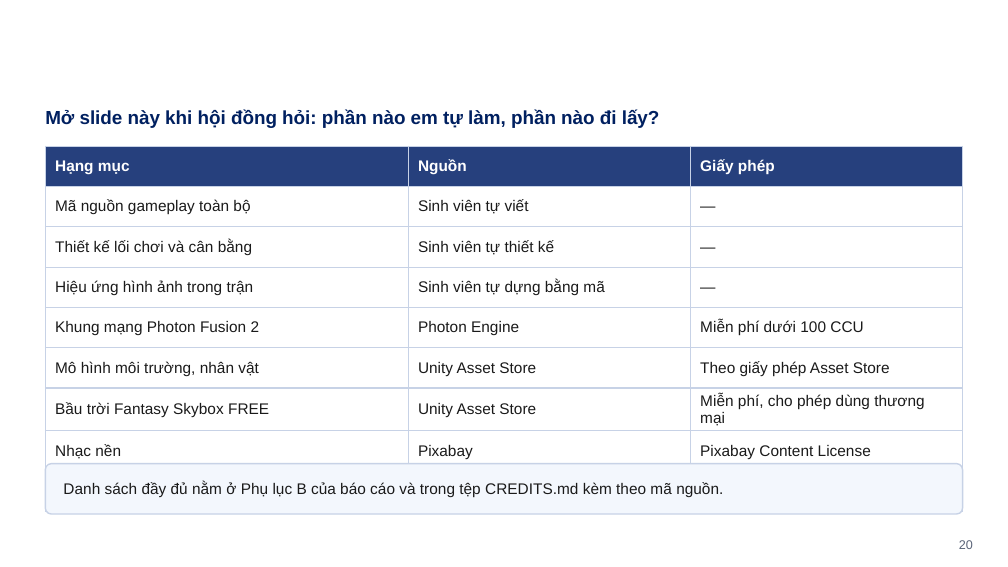
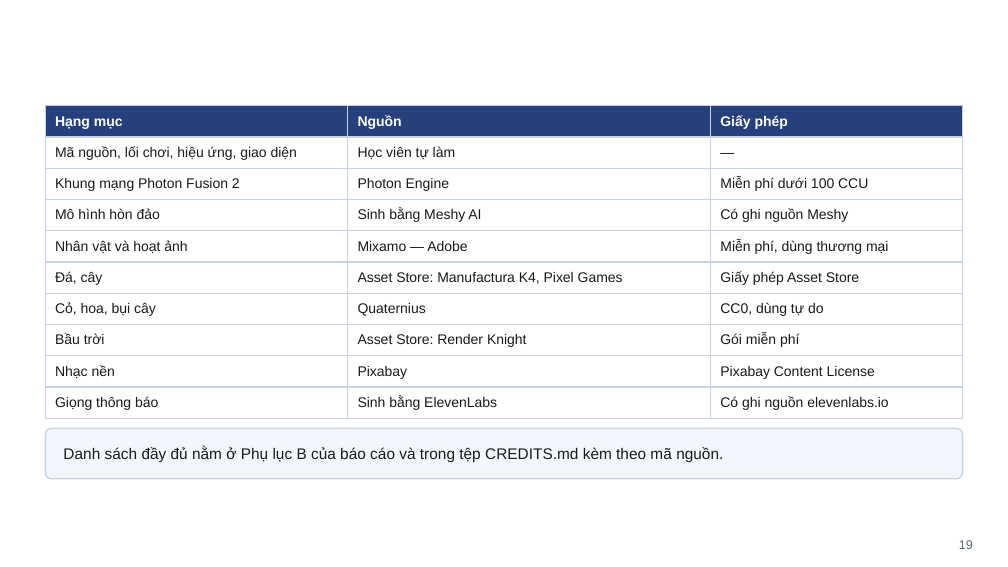
Before and after one commit to nhgkhiem0307/Magneto-Dome, a slide deck: slide 19 of NOP_BAI/[ĐT-QĐ04-BM08] Final Project.pptx (slide 20 before the commit). Drawn at 1008x567 pixels with LibreOffice and Linux fonts; fonts in the diff are those of the drawing; background and template pictures are left out. Boxes give left, top, right and bottom in pixels: in the first picture for what was removed or moved away, otherwise in the second. Text is boxed around its words. In the diff, an @@ line names an element or a change of style, - is before the commit and + after.

```diff
--- a/NOP_BAI/[ĐT-QĐ04-BM08] Final Project.pptx
+++ b/NOP_BAI/[ĐT-QĐ04-BM08] Final Project.pptx
@@ table at bbox=[45, 106, 963, 414] @@
-row 2: Mã nguồn gameplay toàn bộ | Sinh viên tự viết | —
-row 3: Thiết kế lối chơi và cân bằng | Sinh viên tự thiết kế | —
-row 4: Hiệu ứng hình ảnh trong trận | Sinh viên tự dựng bằng mã | —
+row 2: Mã nguồn, lối chơi, hiệu ứng, giao diện | Học viên tự làm | —
-row 6: Mô hình môi trường, nhân vật | Unity Asset Store | Theo giấy phép Asset Store
-row 7: Bầu trời Fantasy Skybox FREE | Unity Asset Store | Miễn phí, cho phép dùng thương mại
+row 4: Mô hình hòn đảo | Sinh bằng Meshy AI | Có ghi nguồn Meshy
+row 5: Nhân vật và hoạt ảnh | Mixamo — Adobe | Miễn phí, dùng thương mại
+row 6: Đá, cây | Asset Store: Manufactura K4, Pixel Games | Giấy phép Asset Store
+row 7: Cỏ, hoa, bụi cây | Quaternius | CC0, dùng tự do
+row 8: Bầu trời | Asset Store: Render Knight | Gói miễn phí
-row 9: Lồng tiếng thông báo | Tạo bằng ElevenLabs | Cho phép dùng trong sản phẩm
+row 10: Giọng thông báo | Sinh bằng ElevenLabs | Có ghi nguồn elevenlabs.io
@@ table: place and size @@
-table at bbox=[45, 146, 963, 502]
+table at bbox=[45, 106, 963, 414]
@@ text removed at bbox=[45, 109, 660, 128] @@
-Mở slide này khi hội đồng hỏi: phần nào em tự làm, phần nào đi lấy?
@@ rounded rectangle: place and size @@
-rounded rectangle at bbox=[45, 464, 963, 514]
+rounded rectangle at bbox=[45, 428, 963, 479]
@@ text "Danh sách đầy đủ nằm ...": place and size @@
-text "Danh sách đầy đủ nằm ..." at bbox=[63, 482, 723, 498]
+text "Danh sách đầy đủ nằm ..." at bbox=[63, 447, 723, 463]
@@ page number at bbox=[959, 540, 973, 549]: text changed @@
-20
+19
```
Also in this commit, not shown: 14 other slides changed, 1 slide removed, 34 other files.
